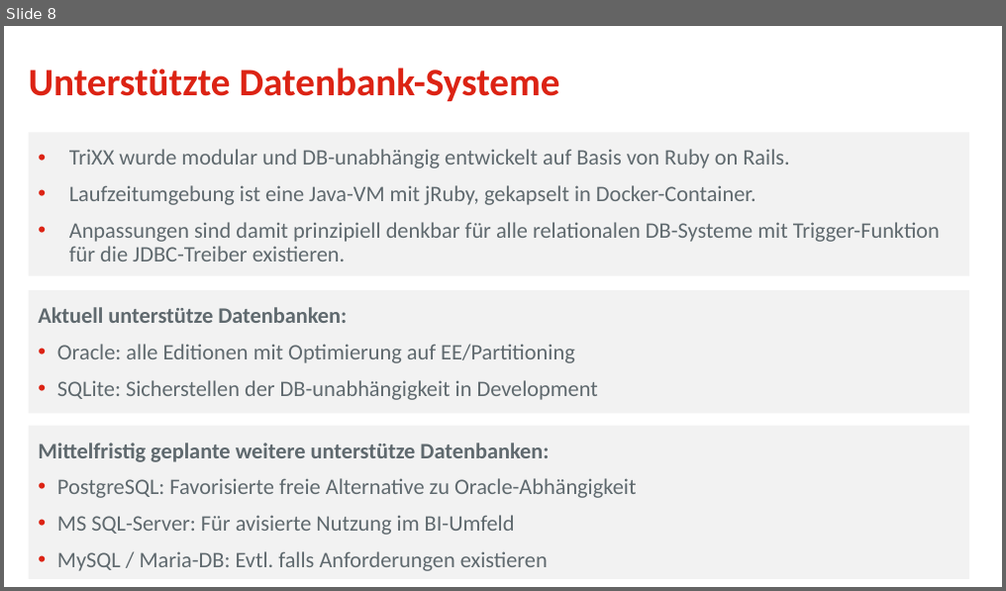
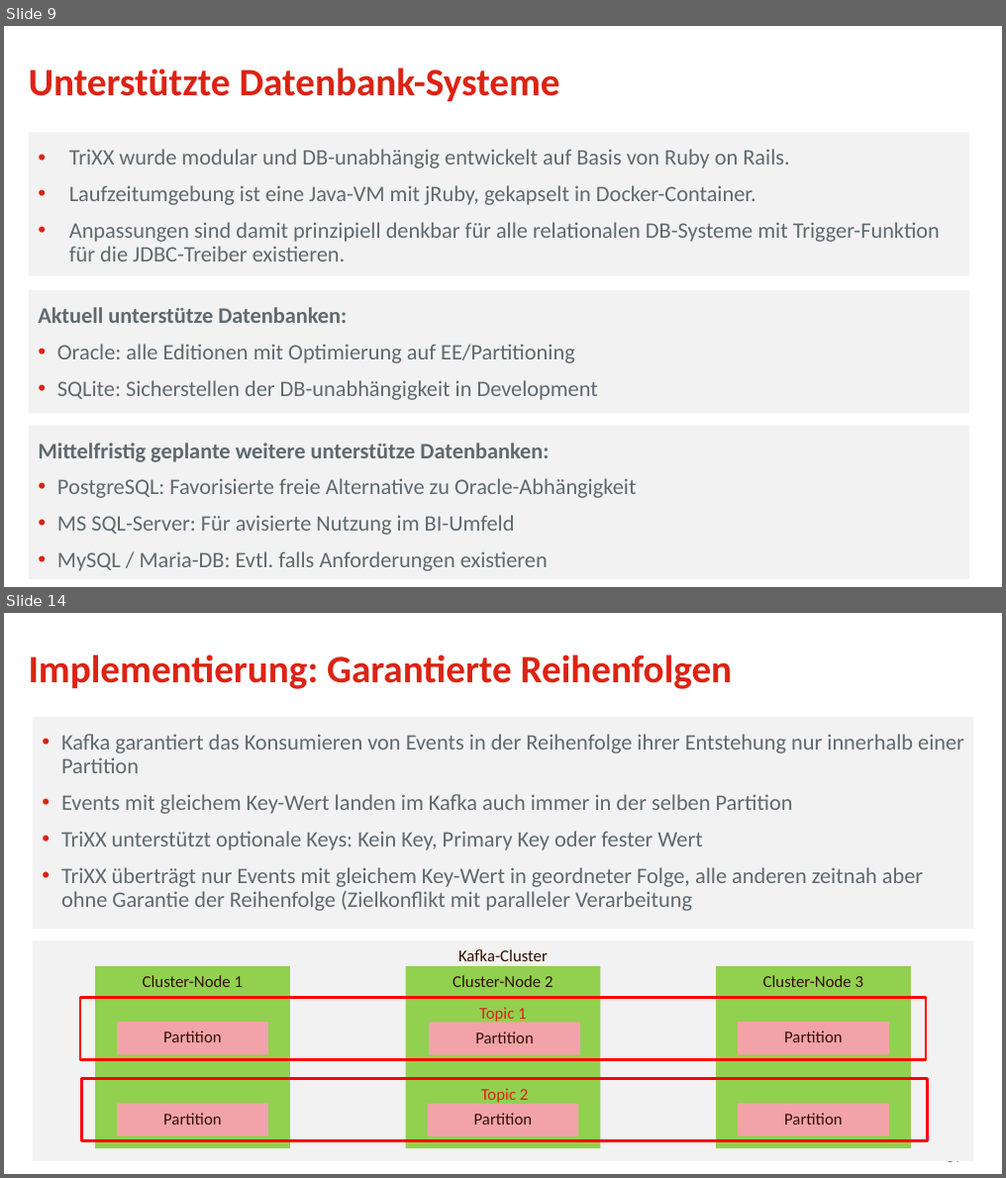
Before and after one commit to osp-ottogroup/movex-cdc, a slide deck: doc/2020-09_TriXX_Otto_QConf.pptx. Shown one above the other, each under a label of ours: slide 8 before the commit, slides 9 and 14 after it; the slides between them are not shown. The pictures are 1006x591 and 1006x1178 pixels, drawn with LibreOffice and Linux fonts; fonts in the diff are those of the drawing; background and template pictures are left out. Boxes give left, top, right and bottom in pixels: in the first picture for what was removed or moved away, otherwise in the second. Text is boxed around its words. In the diff, an @@ line names an element or a change of style, - is before the commit and + after.

```diff
--- a/doc/2020-09_TriXX_Otto_QConf.pptx
+++ b/doc/2020-09_TriXX_Otto_QConf.pptx
@@ slide 14 added at bbox=[4, 613, 1002, 1174], background #FFFFFF @@
@@ title added at bbox=[29, 655, 733, 689], 28 pt, text #DC2314, bold @@
+Implementierung: Garantierte Reihenfolgen
@@ rectangle added at bbox=[32, 717, 973, 929], fill #F2F2F2, 16 pt, text #5F696E @@
+• Kafka garantiert das Konsumieren von Events in der Reihenfolge ihrer Entstehung nur innerhalb einer Partition
+• Events mit gleichem Key-Wert landen im Kafka auch immer in der selben Partition
+• TriXX unterstützt optionale Keys: Kein Key, Primary Key oder fester Wert
+• TriXX überträgt nur Events mit gleichem Key-Wert in geordneter Folge, alle anderen zeitnah aber ohne Garantie der Reihenfolge (Zielkonflikt mit paralleler Verarbeitung
@@ rectangle added at bbox=[32, 941, 973, 1160], fill #F2F2F2, 12 pt, text #331100 @@
+Kafka-Cluster
@@ rectangle added at bbox=[95, 966, 289, 1149], fill #92D050, 12 pt, text #331100 @@
+Cluster-Node 1
@@ rectangle added at bbox=[405, 966, 600, 1149], fill #92D050, 12 pt, text #331100 @@
+Cluster-Node 2
@@ rectangle added at bbox=[716, 966, 910, 1149], fill #92D050, 12 pt, text #331100 @@
+Cluster-Node 3
@@ rectangle added at bbox=[80, 997, 925, 1059], outline #FF0000 2 pt, 12 pt, text #DC2314 @@
+Topic 1
@@ rectangle added at bbox=[117, 1022, 268, 1056], fill #F2A3AA, 12 pt, text #331100 @@
+Partition
@@ rectangle added at bbox=[429, 1022, 581, 1056], fill #F2A3AA, 12 pt, text #331100 @@
+Partition
@@ rectangle added at bbox=[738, 1022, 889, 1056], fill #F2A3AA, 12 pt, text #331100 @@
+Partition
@@ rectangle added at bbox=[82, 1079, 927, 1141], outline #FF0000 2 pt, 12 pt, text #DC2314 @@
+Topic 2
@@ rectangle added at bbox=[117, 1104, 268, 1137], fill #F2A3AA, 12 pt, text #331100 @@
+Partition
@@ rectangle added at bbox=[427, 1104, 579, 1137], fill #F2A3AA, 12 pt, text #331100 @@
+Partition
@@ rectangle added at bbox=[738, 1104, 889, 1137], fill #F2A3AA, 12 pt, text #331100 @@
+Partition
@@ text added at bbox=[704, 1150, 942, 1174], 9 pt, text #5F696E @@
+Seite
@@ page number added at bbox=[946, 1161, 959, 1162], 9 pt, text #5F696E @@
+14
@@ what was slide 8 is now slide 9 @@
```
Also in this commit, not shown: 6 slides changed, 10 other slides added, 6 slides removed.
